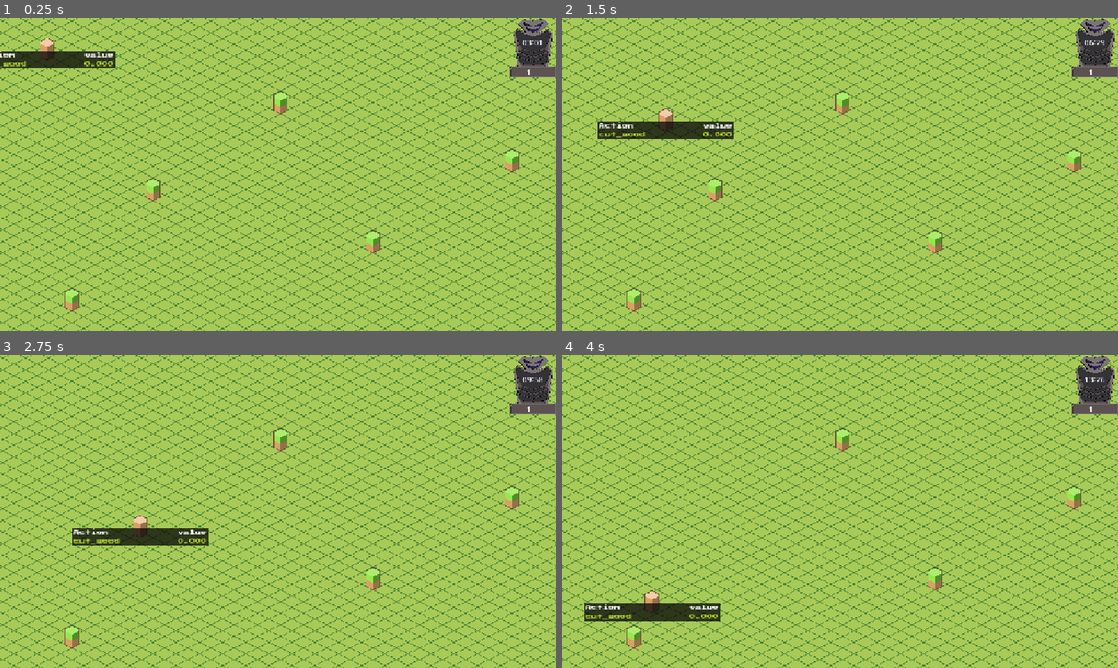
Above: before the commit, frames 1-4 (two rows, left to right).
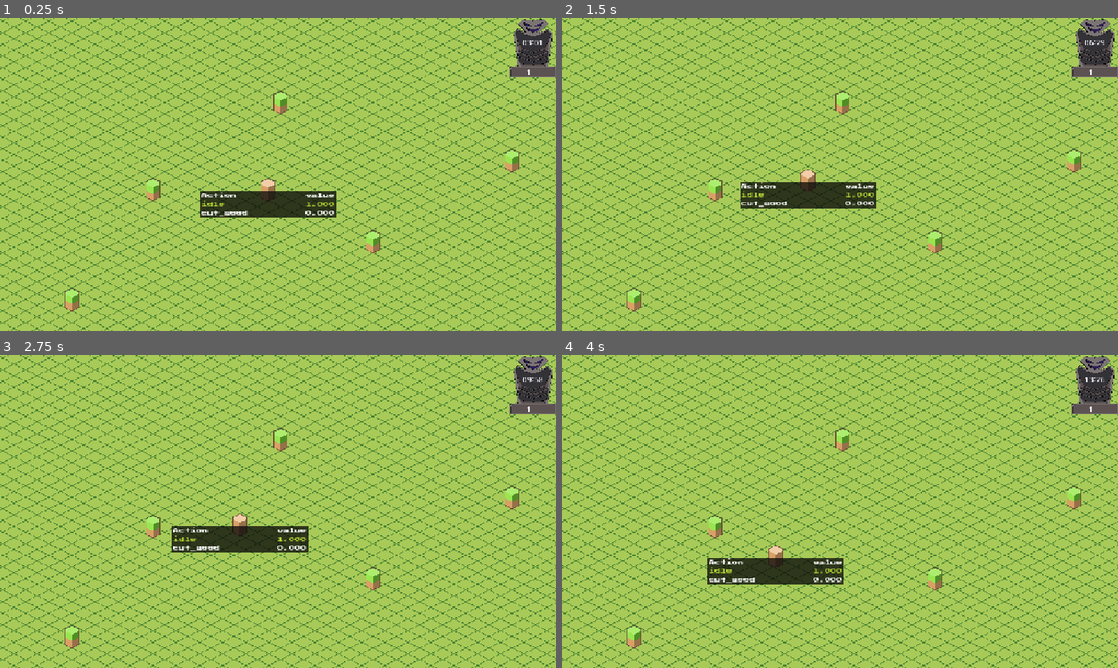
Above: after the commit, the same moments.

Repository: JontanKhuu/Ramen
Game: Godot game, scene res://World/world.tscn
The game is run twice, just before and just after one commit, with the same random seed, the same clock (stepped at 60 frames per second) and the same inputs.
Inputs (mouse positions are in pixels of both pictures, inside the frame that each line leads up to):
- Up to frame 1 (0.25 s): no input
- Up to frame 2 (1.5 s): move the mouse to (962, 158) at 0.52 s; click (962, 158) at 0.67 s; move the mouse to (728, 190) at 1.27 s; click (728, 190) at 1.42 s
- Up to frame 3 (2.75 s): move the mouse to (333, 442) at 2.02 s; click (333, 442) at 2.17 s
- Up to frame 4 (4 s): move the mouse to (812, 574) at 2.77 s; click (812, 574) at 2.92 s; move the mouse to (1006, 558) at 3.52 s; click (1006, 558) at 3.67 s

The runs differ from the first frame. In frame 1, 3.4% of the frame differs, in the area x 0-61%, y 6-64%; in frame 2, 3.6%; in frame 3, 3.1%; in frame 4, 3.8%, in the area x 4-51%, y 51-86%.

Commit message:
idle action

Diff:
--- /dev/null
+++ b/NPC/Scenes/is_jobless.gd
@@ -0,0 +1,14 @@
+extends UtilityAiConsideration
+
+@export var job : String
+
+@onready var player = get_node("/root/World/NPC")
+
+func _ready() -> void:
+	print(player.job)
+
+func score() -> float:
+	job = player.job
+	if job == "NONE":
+		return 1.0
+	return 0.0
--- a/NPC/Scenes/npc.tscn
+++ b/NPC/Scenes/npc.tscn
@@ -1,13 +1,19 @@
-[gd_scene load_steps=9 format=3 uid="uid://dj3y6vnh3v28l"]
+[gd_scene load_steps=12 format=3 uid="uid://dj3y6vnh3v28l"]
 
 [ext_resource type="Script" uid="uid://j0eg4xid27jn" path="res://NPC/Scripts/npc.gd" id="1_056qb"]
 [ext_resource type="Texture2D" uid="uid://ed3wtbvhwcct" path="res://NPC/Assets/npc.png" id="1_asys0"]
 [ext_resource type="Script" uid="uid://bxew2mys8y8u8" path="res://addons/utility_ai/agent/agent.gd" id="3_7mkhf"]
 [ext_resource type="Script" uid="uid://bpvkdlp8jw4sj" path="res://addons/utility_ai/actions/action.gd" id="4_8wx6m"]
+[ext_resource type="Script" uid="uid://b2f8vq1st70r0" path="res://addons/utility_ai/considerations/aggregation.gd" id="5_83rtv"]
 [ext_resource type="Script" uid="uid://bhrmalgrewc21" path="res://NPC/Scripts/check_job.gd" id="5_txa0v"]
 [ext_resource type="PackedScene" uid="uid://d0dhe2lv3x4u3" path="res://NPC/Debug/utility_debug.tscn" id="6_8wx6m"]
+[ext_resource type="Script" uid="uid://do32rqclkbg3h" path="res://NPC/Scenes/is_jobless.gd" id="6_83rtv"]
 
 [sub_resource type="CapsuleShape2D" id="CapsuleShape2D_056qb"]
+
+[sub_resource type="Curve" id="Curve_83rtv"]
+_data = [Vector2(0, 0), 0.0, 0.0, 0, 0, Vector2(0.98, 1), 0.0, 0.0, 0, 0, Vector2(1, 1), 0.0, 0.0, 0, 0]
+point_count = 3
 
 [sub_resource type="Curve" id="Curve_7mkhf"]
 _data = [Vector2(0.005, 0), 0.0, 0.0, 0, 0, Vector2(1, 1), 0.0, 0.0, 0, 0]
@@ -15,6 +21,7 @@
 
 [node name="NPC" type="CharacterBody2D"]
 script = ExtResource("1_056qb")
+job = "NONE"
 
 [node name="Sprite2D" type="Sprite2D" parent="."]
 texture = ExtResource("1_asys0")
@@ -26,12 +33,30 @@
 script = ExtResource("3_7mkhf")
 metadata/_custom_type_script = "uid://bxew2mys8y8u8"
 
+[node name="Idle" type="Node" parent="UtilityAiAgent"]
+script = ExtResource("4_8wx6m")
+_action_id = "idle"
+metadata/_custom_type_script = "uid://bpvkdlp8jw4sj"
+
+[node name="UtilityAiAggregation" type="Node" parent="UtilityAiAgent/Idle"]
+script = ExtResource("5_83rtv")
+metadata/_custom_type_script = "uid://b2f8vq1st70r0"
+
+[node name="is_jobless" type="Node" parent="UtilityAiAgent/Idle/UtilityAiAggregation"]
+script = ExtResource("6_83rtv")
+curve = SubResource("Curve_83rtv")
+metadata/_custom_type_script = "uid://ds3cm31xh6g85"
+
 [node name="CutWood" type="Node" parent="UtilityAiAgent"]
 script = ExtResource("4_8wx6m")
 _action_id = "cut_wood"
 metadata/_custom_type_script = "uid://bpvkdlp8jw4sj"
 
-[node name="is_laborer" type="Node" parent="UtilityAiAgent/CutWood"]
+[node name="UtilityAiAggregation" type="Node" parent="UtilityAiAgent/CutWood"]
+script = ExtResource("5_83rtv")
+metadata/_custom_type_script = "uid://b2f8vq1st70r0"
+
+[node name="is_laborer" type="Node" parent="UtilityAiAgent/CutWood/UtilityAiAggregation"]
 script = ExtResource("5_txa0v")
 curve = SubResource("Curve_7mkhf")
 metadata/_custom_type_script = "uid://ds3cm31xh6g85"
@@ -39,4 +64,10 @@
 [node name="utility_debug" parent="." node_paths=PackedStringArray("utility_agent") instance=ExtResource("6_8wx6m")]
 utility_agent = NodePath("../UtilityAiAgent")
 
+[node name="WanderTimer" type="Timer" parent="."]
+unique_name_in_owner = true
+wait_time = 2.0
+one_shot = true
+
 [connection signal="top_score_action_changed" from="UtilityAiAgent" to="." method="_on_utility_ai_agent_top_score_action_changed"]
+[connection signal="timeout" from="WanderTimer" to="." method="_on_wander_timer_timeout"]
--- a/NPC/Scripts/npc.gd
+++ b/NPC/Scripts/npc.gd
@@ -5,6 +5,7 @@
 @export var target : LOOKING_FOR
 @export_enum("NONE","LABORER") var job : String
 
+@onready var wander_timer: Timer = %WanderTimer
 @onready var tiles : Node2D = get_node("/root/World/TileMap")
 @onready var grassTiles : TileMapLayer = tiles.get_child(0)
 @onready var treeTiles : TileMapLayer = tiles.get_child(1)
@@ -19,13 +20,12 @@
 	pass
 
 func _process(delta: float) -> void:
-	print(_target)
 	_handle_target(delta)
 
 func _handle_target(delta: float):
 	if !_target:
 		_target = null
-		# if it's still looking for food, try to find a new target
+		# if it's still looking for wood, try to find a new target
 		if target == LOOKING_FOR.WOOD:
 			find_wood()
 		return
@@ -33,7 +33,10 @@
 	var to_target = self.global_position.distance_to(_target)
 	match target:
 		LOOKING_FOR.NONE:
-			return
+			if to_target < 5:
+				wander_timer.start()
+				_target = null
+				return
 		LOOKING_FOR.WOOD:
 			if to_target < 10:
 				cut_wood()
@@ -45,15 +48,27 @@
 	is_moving = true
 	#if direction.x > 0:
 		#$Flip.scale.x = 1
-		##turn right
+		#turn right
 	#else:
-		## turn left
+		# turn left
 		#$Flip.scale.x = -1
 	# warning-ignore:return_value_discarded
 	var new_velocity = direction * speed
 	velocity = new_velocity
 	move_and_slide()
 
+# Idling
+func wander():
+	var WAN_DIS = 60
+	var start_pos = global_position
+	var des_pos = start_pos + Vector2(randf_range(-WAN_DIS,WAN_DIS),randf_range(-WAN_DIS,WAN_DIS))
+	_target = des_pos
+
+func _on_wander_timer_timeout() -> void:
+	print("ok")
+	wander()
+
+# Cutting woooooooooood
 func find_wood() -> void:
 	var treesPos = treeTiles.get_used_cells().map(treeTiles.map_to_local)
 	# find closest tree
@@ -79,6 +94,7 @@
 	print("Action changed: %s" % top_action_id)
 	match top_action_id:
 		"idle":
-			pass
+			target = LOOKING_FOR.NONE
+			wander()
 		"cut_wood":
 			target = LOOKING_FOR.WOOD
--- a/World/world.tscn
+++ b/World/world.tscn
@@ -58,7 +58,7 @@
 [node name="TileMap" parent="." instance=ExtResource("5_k8do8")]
 
 [node name="NPC" parent="." instance=ExtResource("6_bkhv4")]
-position = Vector2(47, 31)
+position = Vector2(390, 253)
 
 [node name="Camera2D" type="Camera2D" parent="."]
 position = Vector2(381, 220)
Not shown, added: NPC/Scenes/is_jobless.gd.uid
